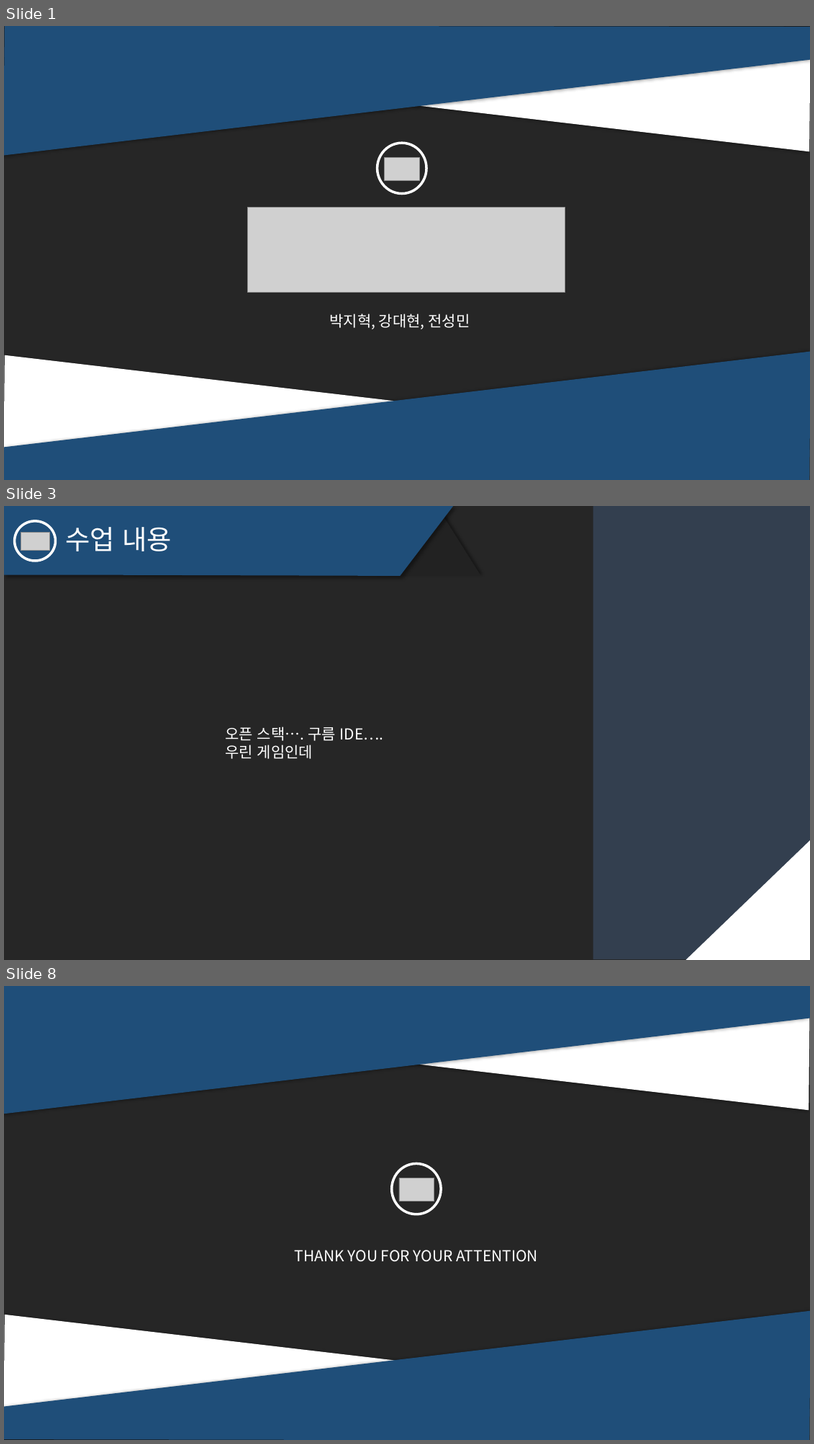
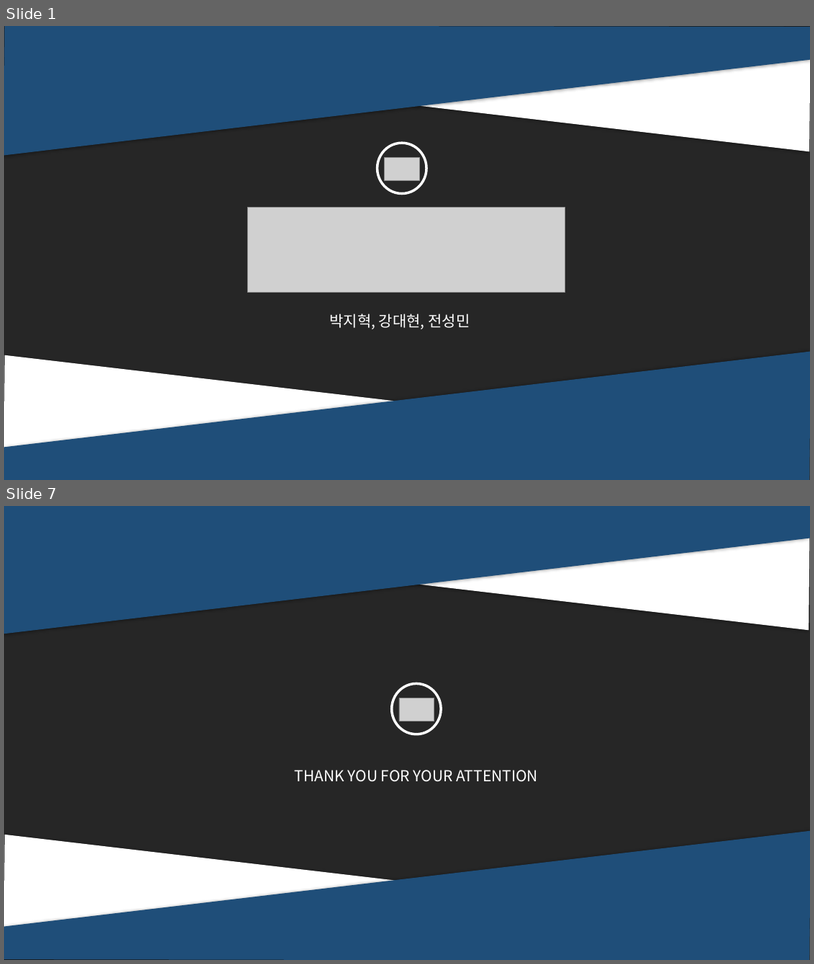
Before and after one commit to JSungMin/MomentFlow05, a slide deck: Documents/소마문서/발표PPT/MomentFlow4차역량강화스터디.pptx. Shown one above the other, each under a label of ours: slides 1, 3 and 8 before the commit, slides 1 and 7 after it; the slides between them are not shown. The pictures are 814x1444 and 814x964 pixels, drawn with LibreOffice and Linux fonts; fonts in the diff are those of the drawing; grey boxes stand for pictures. Boxes give left, top, right and bottom in pixels: in the first picture for what was removed or moved away, otherwise in the second. Text is boxed around its words. In the diff, an @@ line names an element or a change of style, - is before the commit and + after.

```diff
--- a/Documents/소마문서/발표PPT/MomentFlow4차역량강화스터디.pptx
+++ b/Documents/소마문서/발표PPT/MomentFlow4차역량강화스터디.pptx
@@ slide 3 removed at (x1=4, y1=506, x2=810, y2=960), background #262626 @@
@@ freeform shape removed at (x1=4, y1=506, x2=453, y2=576) @@
@@ ellipse removed at (x1=14, y1=521, x2=55, y2=561) @@
@@ title removed at (x1=65, y1=527, x2=172, y2=551) @@
-수업 내용
@@ triangle removed at (x1=401, y1=512, x2=481, y2=576) @@
@@ rectangle removed at (x1=593, y1=506, x2=810, y2=959) @@
@@ picture removed at (x1=21, y1=533, x2=50, y2=551) @@
@@ text removed at (x1=225, y1=726, x2=384, y2=759) @@
-오픈 스택…. 구름 IDE….
-우린 게임인데
@@ right triangle removed at (x1=687, y1=839, x2=810, y2=960) @@
@@ what was slide 8 is now slide 7 @@
```
Also in this commit, not shown: 5 slides changed, 21 other files.
